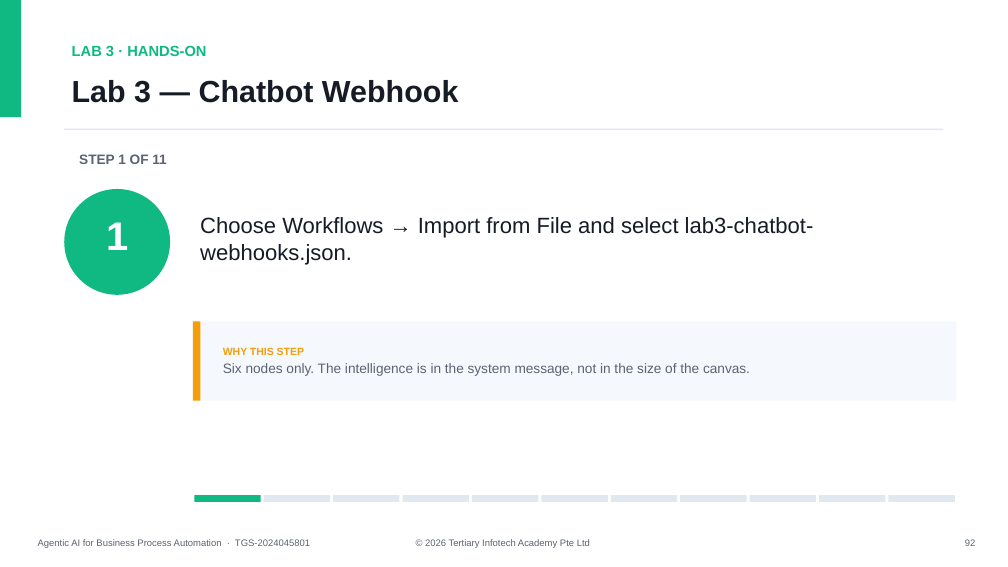
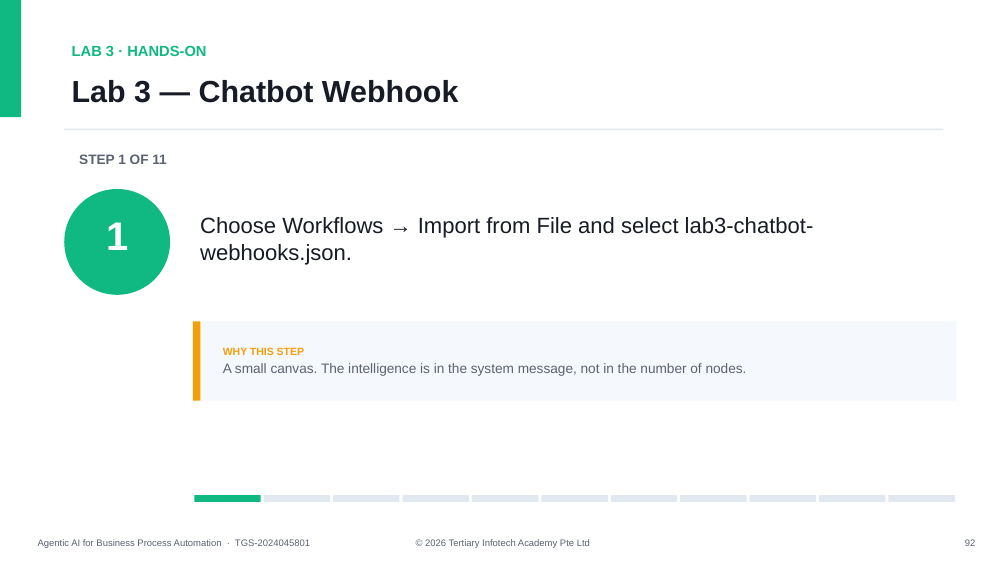
Before and after one commit to tertiarycourses/TGS-2024045801-Agentic-AI-for-Business-Process-Automation, a slide deck: slide 93 of courseware/Agentic AI for Business Process Automation-v1.2.pptx. Drawn at 1008x567 pixels with LibreOffice and Linux fonts; fonts in the diff are those of the drawing. Boxes give left, top, right and bottom in pixels: in the first picture for what was removed or moved away, otherwise in the second. Text is boxed around its words. In the diff, an @@ line names an element or a change of style, - is before the commit and + after.

```diff
--- a/courseware/Agentic AI for Business Process Automation-v1.2.pptx
+++ b/courseware/Agentic AI for Business Process Automation-v1.2.pptx
@@ text at bbox=[223, 363, 747, 376]: text changed @@
-Six nodes only. The intelligence is in the system message, not in the size of the canvas.
+A small canvas. The intelligence is in the system message, not in the number of nodes.
```
Also in this commit, not shown: 5 other slides changed, 14 other files.
